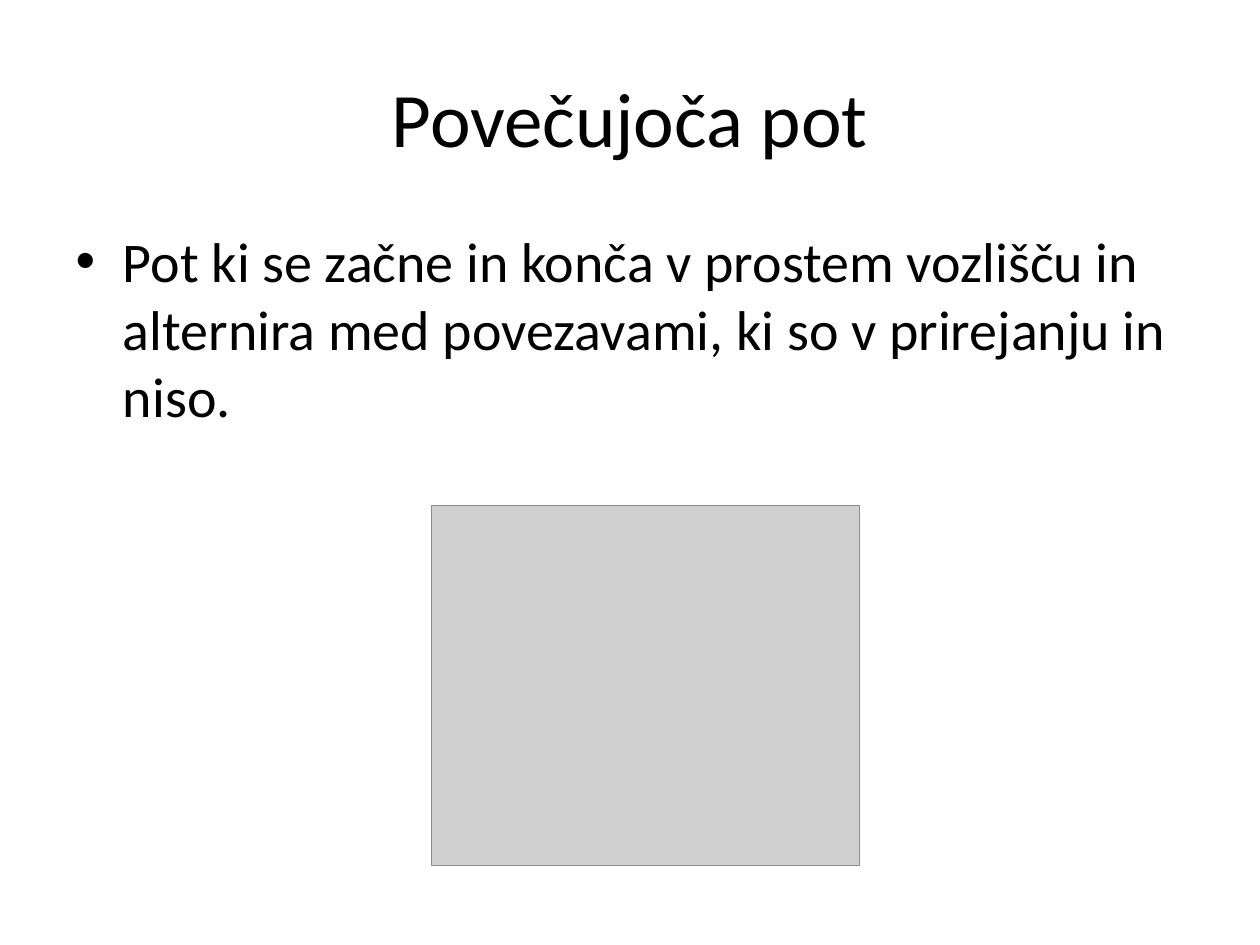
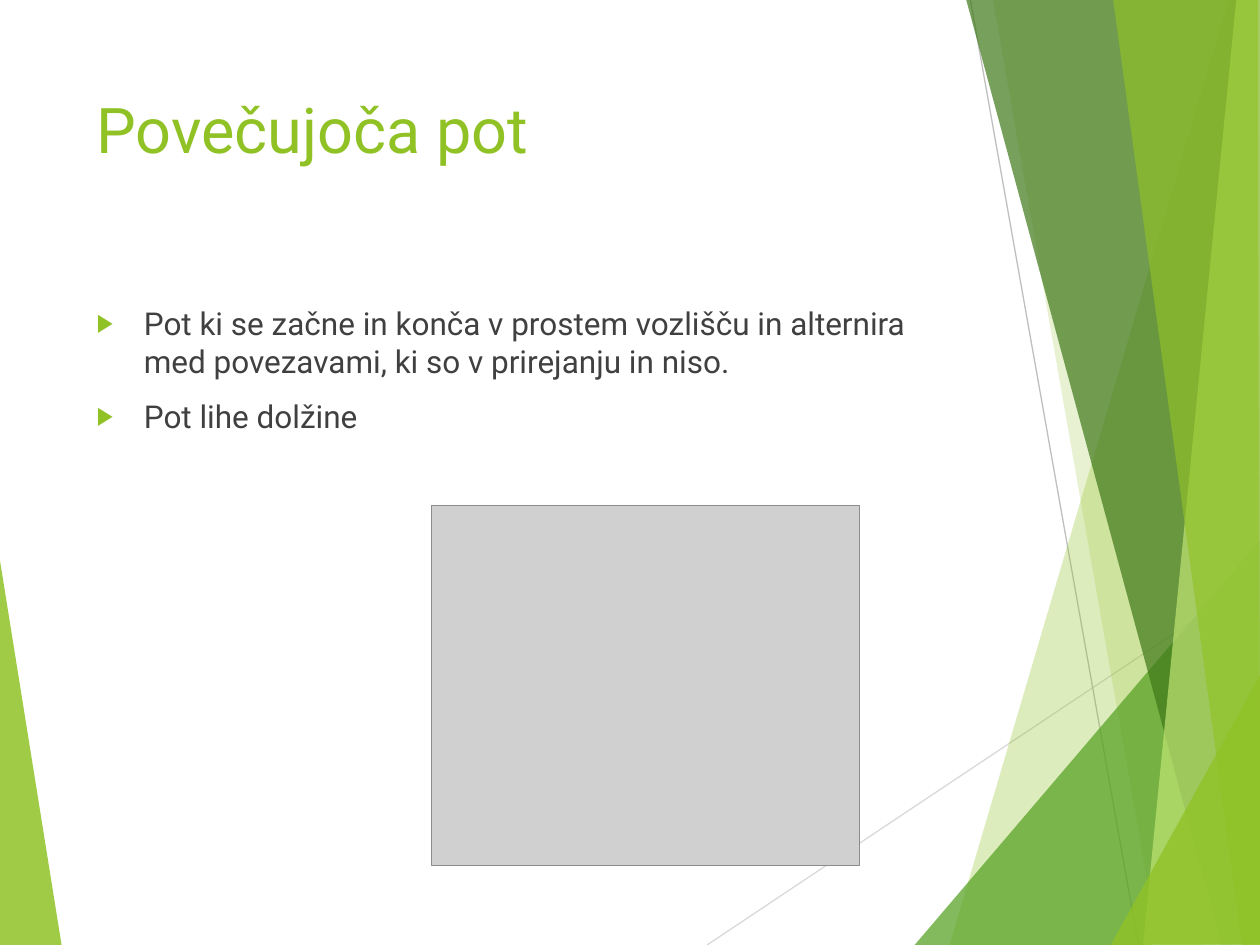
Before and after one commit to ZigaMr/BlossomAlgoritem, a slide deck: slide 9 of Blossomov algoritem.pptx. Drawn at 1260x945 pixels with LibreOffice and Linux fonts; fonts in the diff are those of the drawing; grey boxes stand for pictures. Boxes give left, top, right and bottom in pixels: in the first picture for what was removed or moved away, otherwise in the second. Text is boxed around its words. In the diff, an @@ line names an element or a change of style, - is before the commit and + after.

```diff
--- a/Blossomov algoritem.pptx
+++ b/Blossomov algoritem.pptx
@@ title "Povečujoča pot": place and size @@
-title "Povečujoča pot" at [392, 94, 868, 161]
+title "Povečujoča pot" at [97, 105, 528, 167]
@@ title "Povečujoča pot" at [97, 105, 528, 167]: size 44 to 36 pt, font Calibri to Roboto, text colour #000000 to #90C226; alignment centre to left; vertical alignment middle to top @@
@@ text "Pot ki se začne in ...": place and size @@
-text "Pot ki se začne in ..." at [123, 243, 1165, 418]
+text "Pot ki se začne in ..." at [144, 311, 905, 429]
@@ text at [144, 311, 905, 380]: size 32 to 18 pt, font Calibri to Roboto, text colour #000000 to #404040 in "Pot ki se začne in konča v ..."; bullet • to ▶; more space between paragraphs @@
@@ text at [144, 404, 358, 429]: paragraph added @@
+▶ Pot lihe dolžine
@@ group added at [0, 0, 1260, 945]: 8 freeform shapes, 2 lines @@
```
Also in this commit, not shown: 24 other slides changed, 7 slides added, 1 slide removed, 1 other file.
